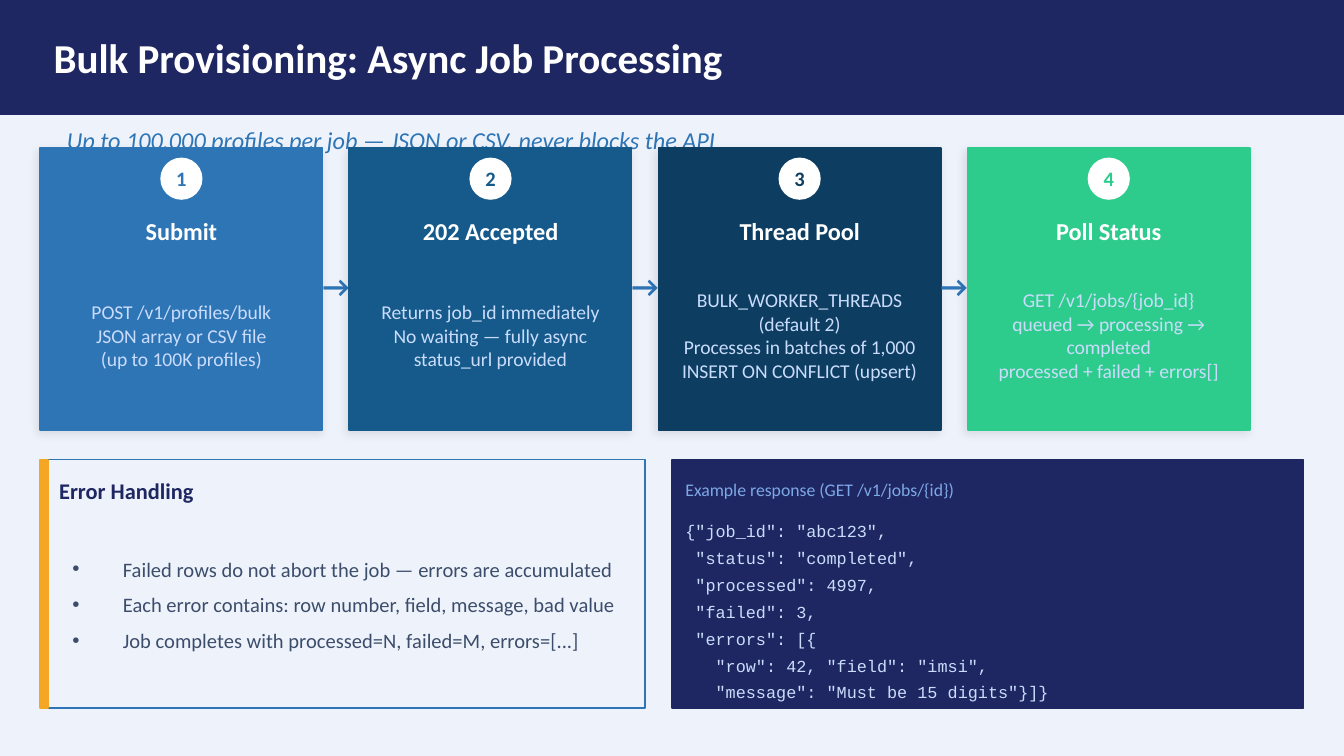
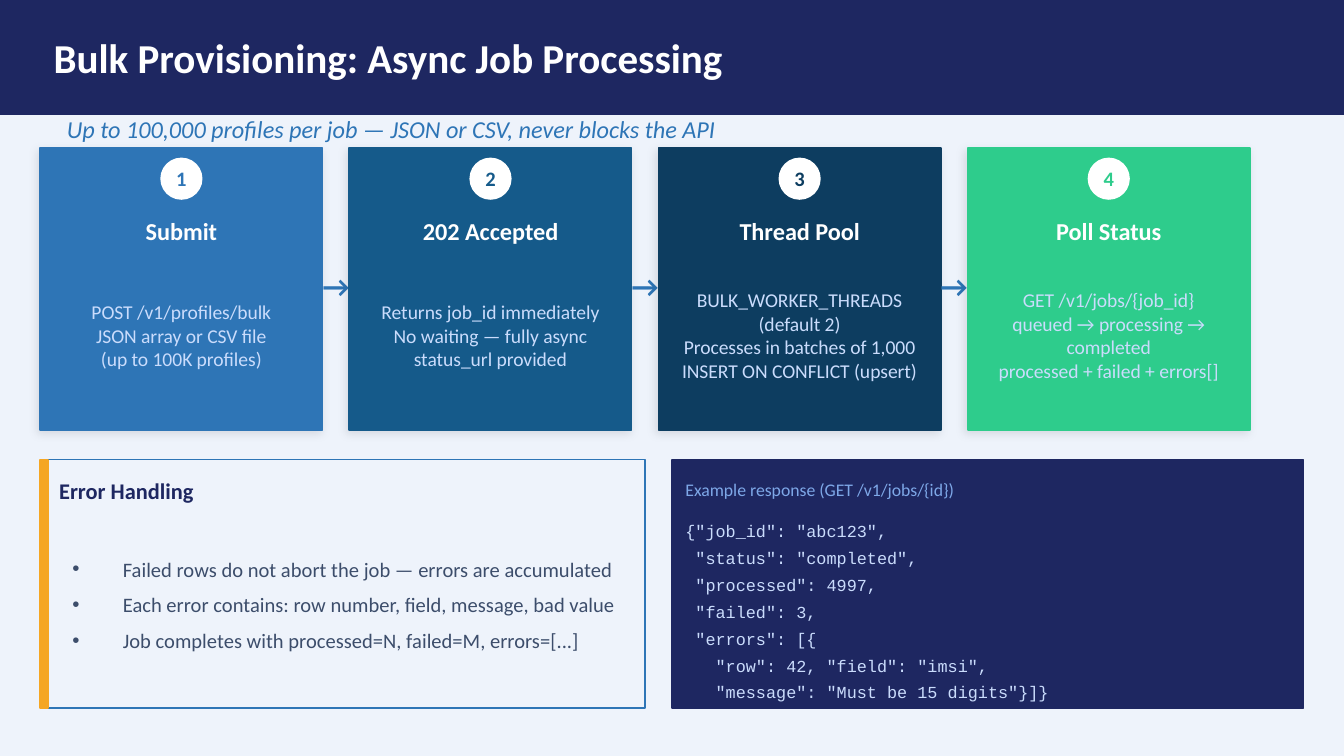
Before and after one commit to ridan5G/aaa-cloud-native, a slide deck: slide 10 of docs/aaa-platform-presentation.pptx. Drawn at 1344x756 pixels with LibreOffice and Linux fonts; fonts in the diff are those of the drawing. Boxes give left, top, right and bottom in pixels: in the first picture for what was removed or moved away, otherwise in the second. Text is boxed around its words. In the diff, an @@ line names an element or a change of style, - is before the commit and + after.

```diff
--- a/docs/aaa-platform-presentation.pptx
+++ b/docs/aaa-platform-presentation.pptx
@@ text "Up to 100,000 profiles per ..." at bbox=[67, 121, 715, 142]: vertical alignment middle to top @@
```
Also in this commit, not shown: 10 other slides changed, 1 slide added, 36 other files.
